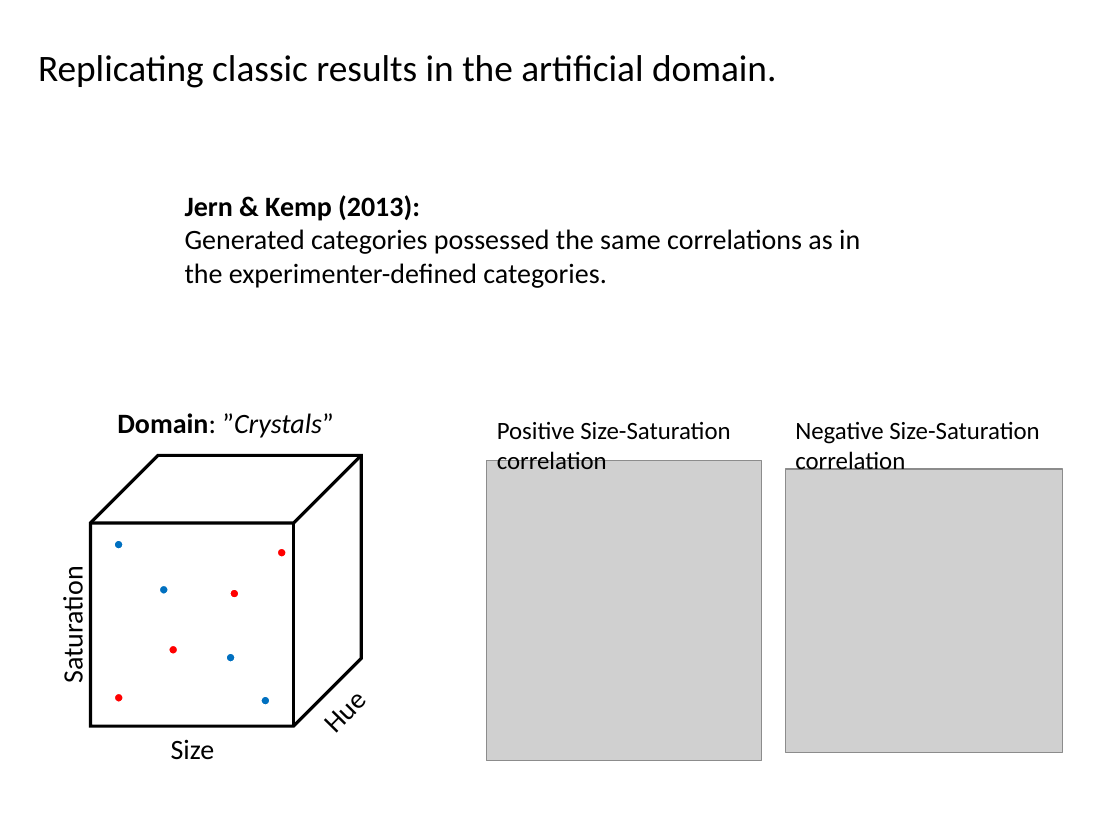
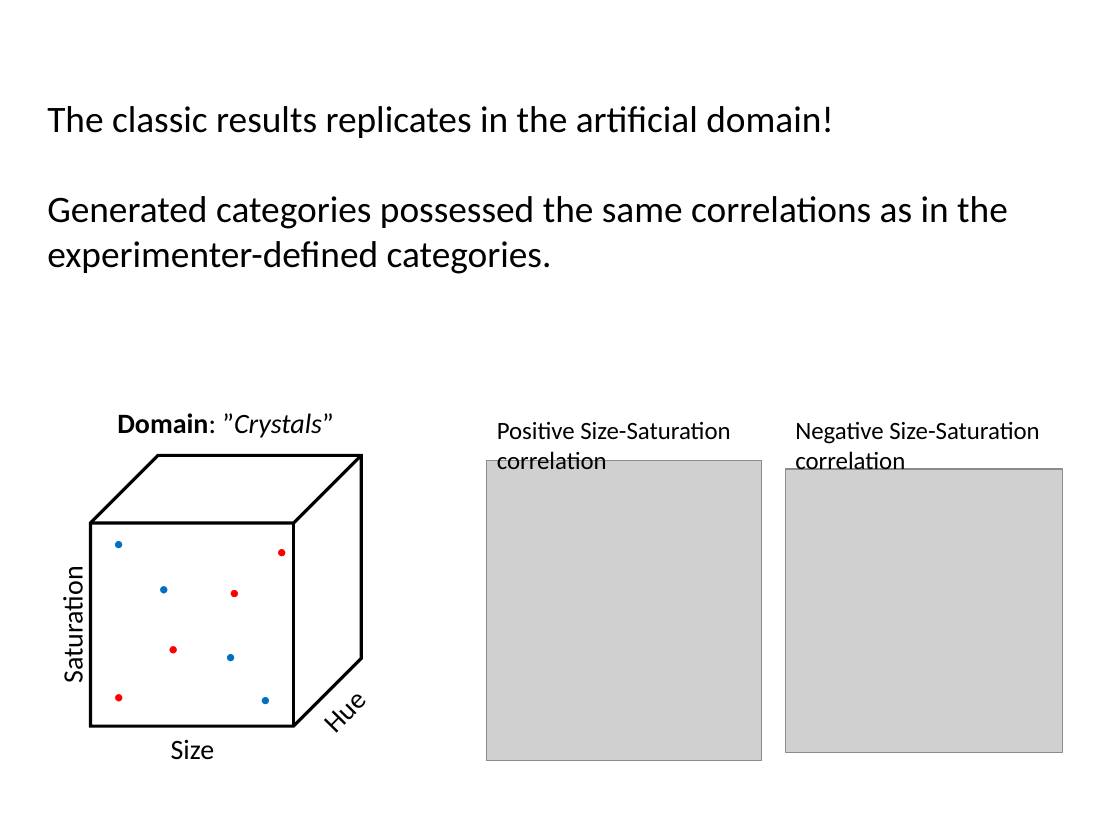
Before and after one commit to AusterweilLab/generating_categories, a slide deck: slide 9 of Presentations/ccn-bbag-march-2-2017.pptx (slide 7 before the commit). Drawn at 1120x840 pixels with LibreOffice and Linux fonts; fonts in the diff are those of the drawing; grey boxes stand for pictures. Boxes give left, top, right and bottom in pixels: in the first picture for what was removed or moved away, otherwise in the second. Text is boxed around its words. In the diff, an @@ line names an element or a change of style, - is before the commit and + after.

```diff
--- a/Presentations/ccn-bbag-march-2-2017.pptx
+++ b/Presentations/ccn-bbag-march-2-2017.pptx
@@ text at [47, 106, 1008, 274]: text changed @@
-Replicating classic results in the artificial domain.
+The classic results replicates in the artificial domain!
+Generated categories possessed the same correlations as in the experimenter-defined categories.
@@ text removed at [185, 195, 860, 288] @@
-Jern & Kemp (2013):
-Generated categories possessed the same correlations as in the experimenter-defined categories.
```
Also in this commit, not shown: 12 other slides changed, 11 slides added, 8 slides removed, 22 other files.
